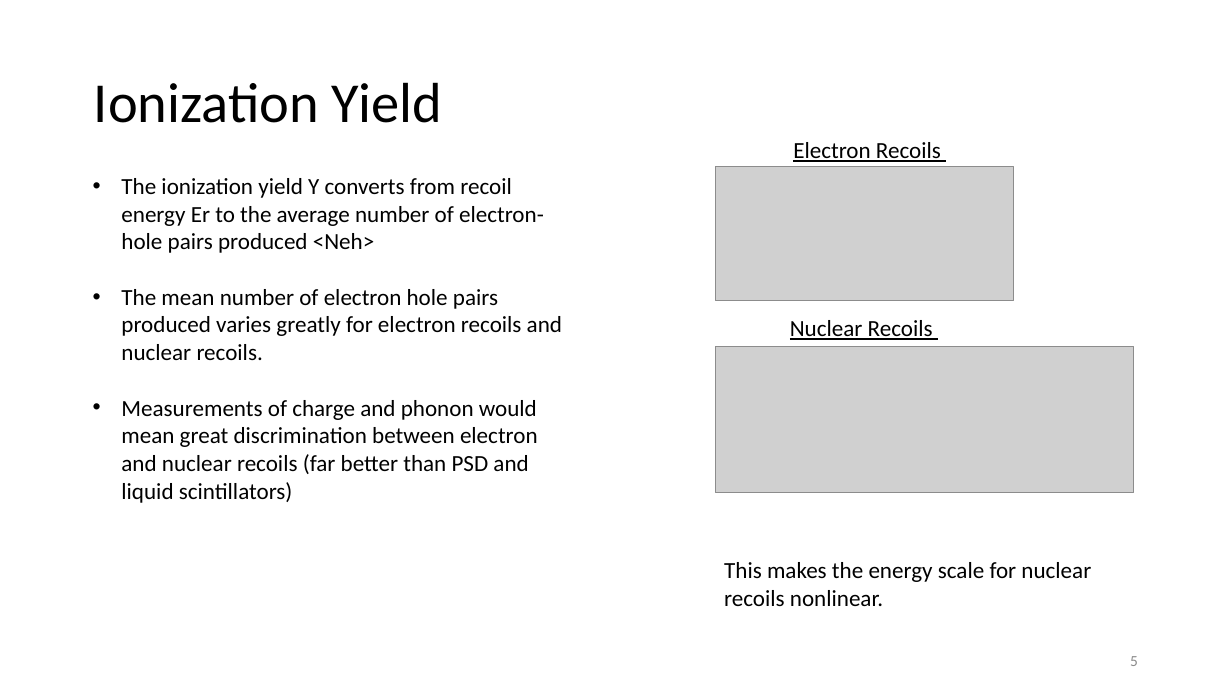
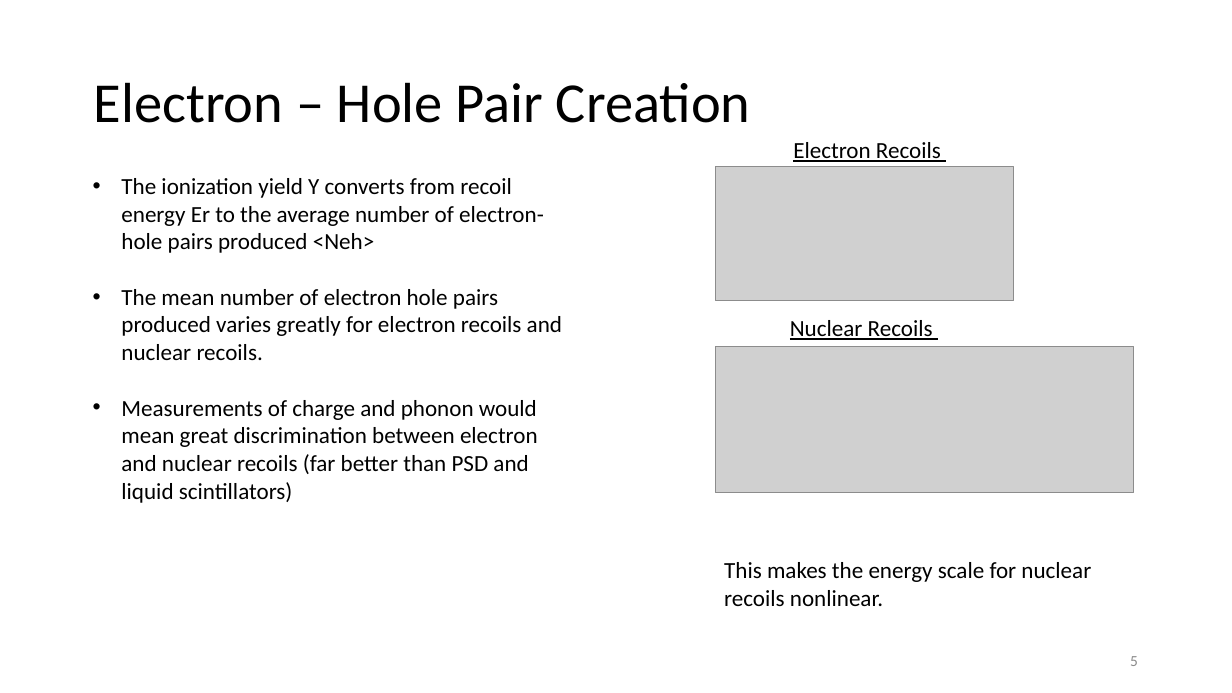
Before and after one commit to villaa/nrFano_Constraint, a slide deck: slide 5 of Mitch_Hawaii_talk. .pptx. Drawn at 1232x693 pixels with LibreOffice and Linux fonts; fonts in the diff are those of the drawing; grey boxes stand for pictures. Boxes give left, top, right and bottom in pixels: in the first picture for what was removed or moved away, otherwise in the second. Text is boxed around its words. In the diff, an @@ line names an element or a change of style, - is before the commit and + after.

```diff
--- a/Mitch_Hawaii_talk. .pptx
+++ b/Mitch_Hawaii_talk. .pptx
@@ title at (94,82,750,123): text changed @@
-Ionization Yield
+Electron – Hole Pair Creation
```
Also in this commit, not shown: 4 other slides changed, 11 slides added, 1 slide removed, 16 other files.
